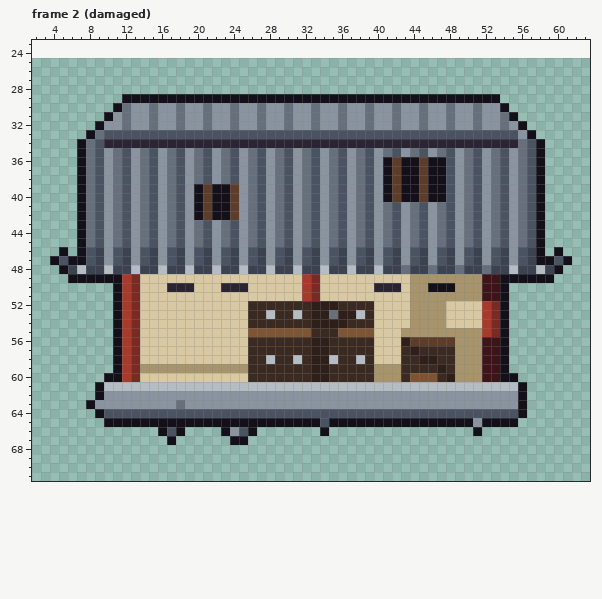
Pixel-art file, stored at art/structures/storehouse.aseprite. Above, as it was before the edit.
64x48 pixels, 4 frames. Shown: frame 2 (damaged): x 2..63, y 23..71. The old version is drawn lined up with the new one, on the new canvas. The commit also changed other frames, which this record leaves out.
Once edited:
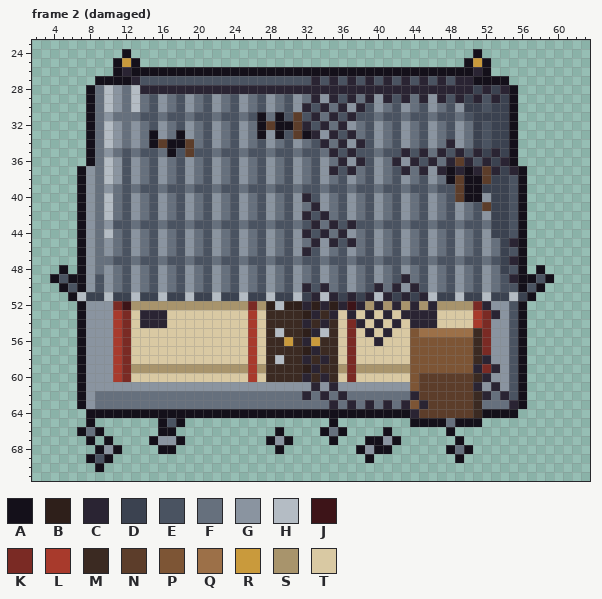
Palette (. is transparent): A #14101a  B #2e1f1a  C #2a2433  D #3b4250  E #4a5361  F #66707d  G #8a94a0  H #b4bcc4  J #3d1418  K #7a2a24  L #a83a2c  M #3b2a22  N #5c3d2a  P #7d5535  Q #9c7048  R #c99a3c  S #a8946c  T #d9c9a3
The exact change:
canvas 64x48 -> 64x72, the old top-left corner now at 1,25 (the part of the old canvas that was cut away was empty and is not shown)
--- frame 2 (damaged)
@@ x 2..63 @@
 23 ..............................................................
-24 ..............................................................
-25 ..............................................................
-26 ..............................................................
-27 ..............................................................
-28 ..............................................................
-29 ..........AAAAAAAAAAAAAAAAAAAAAAAAAAAAAAAAAAAAAAAAAA..........
-30 .........AFGGFGGFGGFGGFGGFGGFGGFGGFGGFGGFGGFGGFGGFGGA.........
-31 ........AGFGGFGGFGGFGGFGGFGGFGGFGGFGGFGGFGGFGGFGGFGGFA........
-32 .......AGGFGGFGGFGGFGGFGGFGGFGGFGGFGGFGGFGGFGGFGGFGGFGA.......
-33 ......AFEEEEEEEEEEEEEEEEEEEEEEEEEEEEEEEEEEEEEEEEEEEEEEGA......
-34 .....AFECCCCCCCCCCCCCCCCCCCCCCCCCCCCCCCCCCCCCCCCCCCCCCFEA.....
-35 .....AFEGFEGFEGFEGFEGFEGFEGFEGFEGFEGFEGFEGFEGFEGFEGFEGFEA.....
-36 .....AFEGFEGFEGFEGFEGFEGFEGFEGFEGFEGFEGANAANAAEGFEGFEGFEA.....
-37 .....AFEGFEGFEGFEGFEGFEGFEGFEGFEGFEGFEGANAANAAEGFEGFEGFEA.....
-38 .....AFEGFEGFEGFEGFEGFEGFEGFEGFEGFEGFEGANAANAAEGFEGFEGFEA.....
-39 .....AFEGFEGFEGFEGANAANGFEGFEGFEGFEGFEGANAANAAEGFEGFEGFEA.....
-40 .....AFEGFEGFEGFEGANAANGFEGFEGFEGFEGFEGANAANAAEGFEGFEGFEA.....
-41 .....AFEGFEGFEGFEGANAANGFEGFEGFEGFEGFEGFEGFEGFEGFEGFEGFEA.....
-42 .....AFEGFEGFEGFEGANAANGFEGFEGFEGFEGFEGFEGFEGFEGFEGFEGFEA.....
-43 .....AFEGFEGFEGFEGFEGFEGFEGFEGFEGFEGFEGFEGFEGFEGFEGFEGFEA.....
-44 .....AFEGFEGFEGFEGFEGFEGFEGFEGFEGFEGFEGFEGFEGFEGFEGFEGFEA.....
-45 .....AFEGFEGFEGFEGFEGFEGFEGFEGFEGFEGFEGFEGFEGFEGFEGFEGFEA.....
-46 ...A.AEDGEDGEDGEDGEDGEDGEDGEDGEDGEDGEDGEDGEDGEDGEDGEDGEDA.A...
-47 ..AEAAEDGEDGEDGEDGEDGEDGEDGEDGEDGEDGEDGEDGEDGEDGEDGEDGEDAAEA..
-48 ...ADHDDHDDHDDHDDHDDHDDHDDHDDHDDHDDHDDHDDFDDFDDFDDFDDHDDHDA...
-49 ....AAAAAALKTTTTTTTTTTTTTTTTTTLKTTTTTTTTTTSSSSSSSSJJAAAAAA....
-50 .........ALKTTTCCCTTTCCCTTTTTTLKTTTTTTCCCTSSAAASSSJJA.........
-51 .........ALKTTTTTTTTTTTTTTTTTTLKTTTTTTTTTTSSSSSSSSJJA.........
-52 .........ALKTTTTTTTTTTTTMMMMMMMBBBMMMMTTTTSSSSTTTTLKA.........
-53 .........ALKTTTTTTTTTTTTMMHMMHMBBFBBHMTTTTSSSSTTTTLKA.........
-54 .........ALKTTTTTTTTTTTTMMMMMMMBBBBMMMTTTTSSSSTTTTLKA.........
-55 .........ALKTTTTTTTTTTTTPPPPPPPMMMPPPPTTTSSSSSSSSSLKA.........
-56 .........ALKTTTTTTTTTTTTMMMMMMMBBMMMMMTTTBNNNNNSSSJJA.........
-57 .........ALKTTTTTTTTTTTTMMMMMMMBBMMMMMTTTMBMMMMSSSJJA.........
-58 .........ALKTTTTTTTTTTTTMMHMMHMBBHMMHMTTTMMBBMMSSSJJA.........
-59 .........ALKSSSSSSSSSSSSMMMMMMMBBMMMMMSSSMMMMBMSSSJJA.........
-60 ........AALKTTTTTTTTTTTTMMMMMMMBBMMMMMSSSMPPPMBSSSJJAA........
-61 .......AHHHHHHHHHHHHHHHHHHHHHHHHHHHHHHHHHHHHHHHHHHHHHHA.......
-62 .......AGGGGGGGGGGGGGGGGGGGGGGGGGGGGGGGGGGGGGGGGGGGGGGA.......
-63 ......AGGGGGGGGGFGGGGGGGGGGGGGGGGGGGGGGGGGGGGGGGGGGGGGA.......
-64 .......AEEEEEEEEEEEEEEEEEEEEEEEEEEEEEEEEEEEEEEEEEEEEEEA.......
-65 ........AAAAAAAAAAAAAAAAAAAAAAAAEAAAAAAAAAAAAAAAAGAAAA........
-66 ..............AEA....AGEA.......A................A............
-67 ...............A......AA......................................
-68 ..............................................................
-69 ..............................................................
-70 ..............................................................
+24 ..........A......................................A............
+25 .........ARA....................................ARA...........
+26 .........ACAAAAAAAAAAAAAAAAAAAAAAAAAAAAAAAAAAAAAACA...........
+27 .......AAAACEEEEEEEEEEEEEEEEEEECECECECECECECECECCAAAA.........
+28 ......AFHGFHCCCCCCCCCCCCCCCCCCCCCCCCCCCCCCCCCCCCCDCDCA........
+29 ......AFHGFHFEGFEGFEGFEGFEGFEGFCGCECFCGCECFCGCECDCECDA........
+30 ......AFHGFHFEGFEGFEGFEGFEGFEGCECFCGCEGFEGFEGFEGDDEDDA........
+31 ......AFGFFFEEFEEFEEFEEFEAFAENECFCECEEFEEFEEFEEFEDDDDA........
+32 ......AFHGFGFEGFEGFEGFEGFANAANCECFCGFEGFEGFEGFEGFDEDDA........
+33 ......AFHGFGFAGFAGFEGFEGFAGAENACGCECFEGFEGFEGFEGFDEDDA........
+34 ......AFHGFGFANAANFEGFEGFEGFEGFECFCGCEGFEGFEGFCGFDEDDA........
+35 ......AFGFEFEEFAENEEFEEFEEFEEFEEFCECEEFEECECFCECECDCDA........
+36 ......AFHGEGFEGFEGFEGFEGFEGFEGFEGFCGCEGFCGCECFCNCECDCA........
+37 .....AGFHGEGFEGFEGFEGFEGFEGFEGFEGCECFEGFECFCGCACACNCDCA.......
+38 .....AGFHGEGFEGFEGFEGFEGFEGFEGFEGFEGFEGFEGFEGFANAANDDEA.......
+39 .....AGFGFEFEEFEEFEEFEEFEEFEEFEEFEEFEEFEEFEEFEENAADDDEA.......
+40 .....AGFHFEGFEGFEGFEGFEGFEGFEGCEGFEGFEGFEGFEGFENAAGDDEA.......
+41 .....AGFHFEGFEGFEGFEGFEGFEGFEGFCGFEGFEGFEGFEGFEGFENDDEA.......
+42 .....AGFHFEGFEGFEGFEGFEGFEGFEGCECFEGFEGFEGFEGFEGFEGDDEA.......
+43 .....AGFGEEFEEFEEFEEFEEFEEFEEFECFCECEEFEEFEEFEEFEEFDDEA.......
+44 .....AGFHFEGFEGFEGFEGFEGFEGFEGCECFCGFEGFEGFEGFEGFEGDDEA.......
+45 .....AGFGFEGFEGFEGFEGFEGFEGFEGFCGCECFEGFEGFEGFEGFEGFDCA.......
+46 .....AGFGFEGFEGFEGFEGFEGFEGFEGCEGFEGFEGFEGFEGFEGFEGFDEA.......
+47 .....AGFFEEFEEFEEFEEFEEFEEFEEFEEFEEFEEFEEFEEFEEFEEFEDCA.......
+48 ...A.AGFGFEGFEGFEGFEGFEGFEGFEGFEGFEGFEGFEGFEGFEGFEGFDEA.A.....
+49 ..AEAAGEGFEGFEGFEGFEGFEGFEGFEGFEGFEGFEGFECFEGFEGFEGFECAAEA....
+50 ...AEAGEGFEGFEGFEGFEGFEGFEGFEGCECFEGFECFCGCEGFEGFEGFEEAEA.....
+51 ....AHDDHDDHDDHDDHDDHDDHDDHDDHDCHCDCDCHCDCDCHDDHDDHDDHDA......
+52 .....AGGGKJSSSSSSSSSSSSSKSBHBBCBCBCJCSCSCSCSCSSSSKCGGEA.......
+53 .....AGGGLKTCCCTTTTTTTTTLTMMMMBCMCTCTCTCTCCCCTTTTLKCGEA.......
+54 .....AGGGLKTCCCTTTTTTTTTLTMMMMCMCMTKCTCTCTCCCTTTTLKGGEA.......
+55 .....AGGGLKTTTTTTTTTTTTTLTMHMMBCHMTKTCTCTTPQQQQQQMKGGEA.......
+56 .....AGGGLKTTTTTTTTTTTTTLTMMRMCRMMTKTTCTTTPPPPPPPMKGGEA.......
+57 .....AGGGLKTTTTTTTTTTTTTLTMMMMBCMMTKTTTTTTPPPPPPPMKGGEA.......
+58 .....AGGGLKTTTTTTTTTTTTTLTMHMMCMCMTKTTTTTTPPPPPPPMCGGEA.......
+59 .....AGGGLKSSSSSSSSSSSSSLSMMMMBCMMSKSSSSSSPPPPPPPCKCGEA.......
+60 .....AGGGLKTTTTTTTTTTTTTLTMMMMCMCMTKTTTTTTPNNNNNNMCGGEA.......
+61 .....AGGGGGGGGGGGGGGGGGGGGGGGGGCGCGGGGGGGGPNNNNNNCGCGEA.......
+62 .....AGFFFFFFFFFFFFFFFFFFFFFFFCFCFCFFFFFFFCNNNNNNMCFCEA.......
+63 .....AGFFFFFFFFFFFFFFFFFFFFFFFFFFCFCFCFCFCPCNNNNNMFFFCA.......
+64 ......AAAAAAAAAAAAAAAAAAAAAAAAAAAAAAAAAAAACNNNNNNMAAAA........
+65 ......A.......AEA................A........AAAAFAAA............
+66 .....AFA......AA...........A....AFA....A......A...............
+67 ......A.A....AGGA.........AGA....A...AAGA......A..............
+68 .......AGA....AA...........A........AGAA......AFA.............
+69 ......AEA............................A.........A..............
+70 .......A......................................................
 71 ..............................................................
